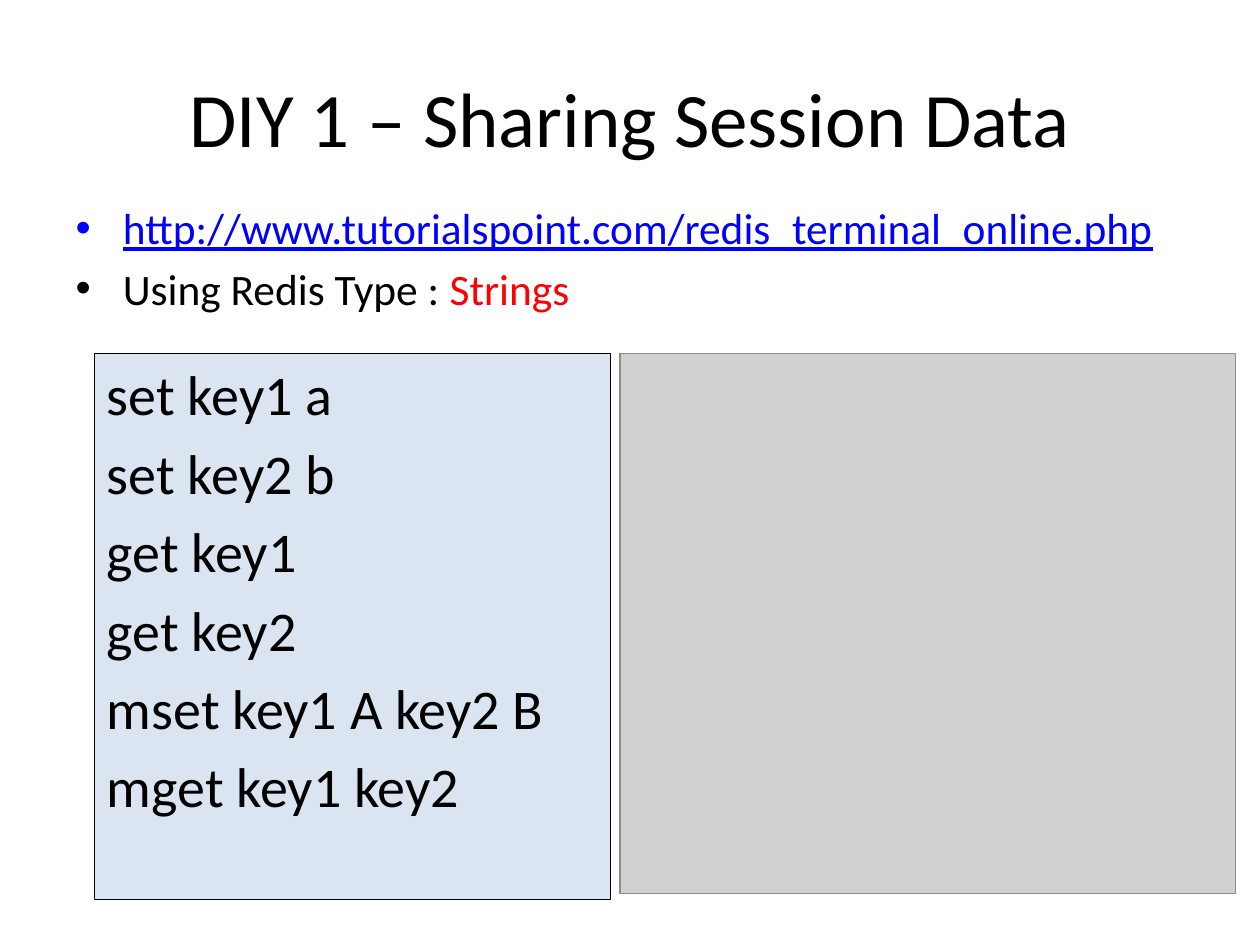
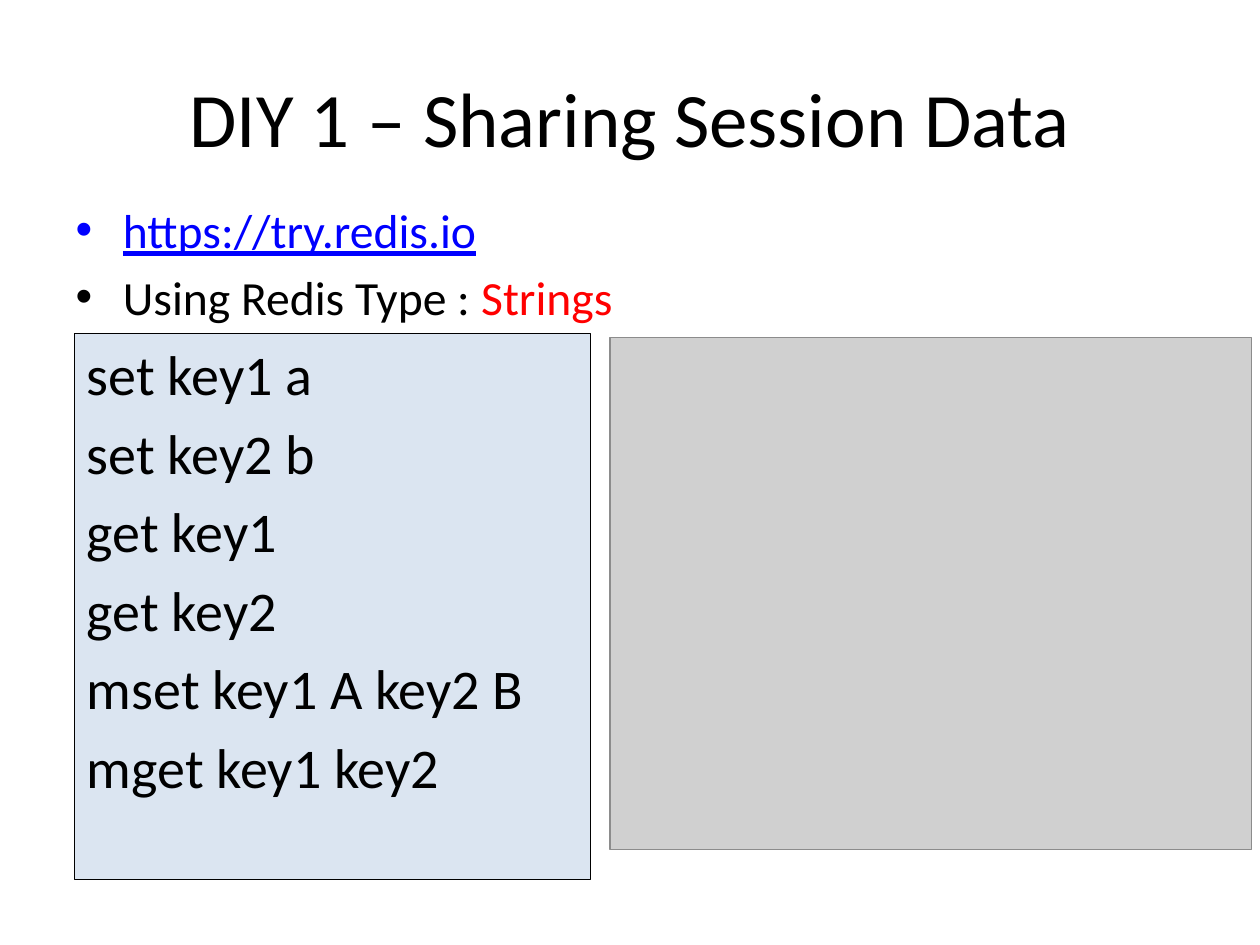
Before and after one commit to jimliu7434/microservice-sample, a slide deck: slide 10 of Microservice02.pptx. Drawn at 1260x945 pixels with LibreOffice and Linux fonts; fonts in the diff are those of the drawing; grey boxes stand for pictures. Boxes give left, top, right and bottom in pixels: in the first picture for what was removed or moved away, otherwise in the second. Text is boxed around its words. In the diff, an @@ line names an element or a change of style, - is before the commit and + after.

```diff
--- a/Microservice02.pptx
+++ b/Microservice02.pptx
@@ text at [123, 215, 476, 256]: text changed; size 24.8 to 27.2 pt @@
-• http://www.tutorialspoint.com/redis_terminal_online.php
+• https://try.redis.io
@@ text at [123, 282, 612, 324]: size 24.8 to 27.2 pt in "Using Redis Type : Strings" @@
@@ rectangle "set key1 a": place and size @@
-rectangle "set key1 a" at [94, 354, 610, 900]
+rectangle "set key1 a" at [74, 334, 590, 879]
@@ picture: place and size @@
-picture at [620, 354, 1235, 895]
+picture at [610, 338, 1251, 849]
```
Also in this commit, not shown: 4 other slides changed, 2 slides added, 1 other file.
